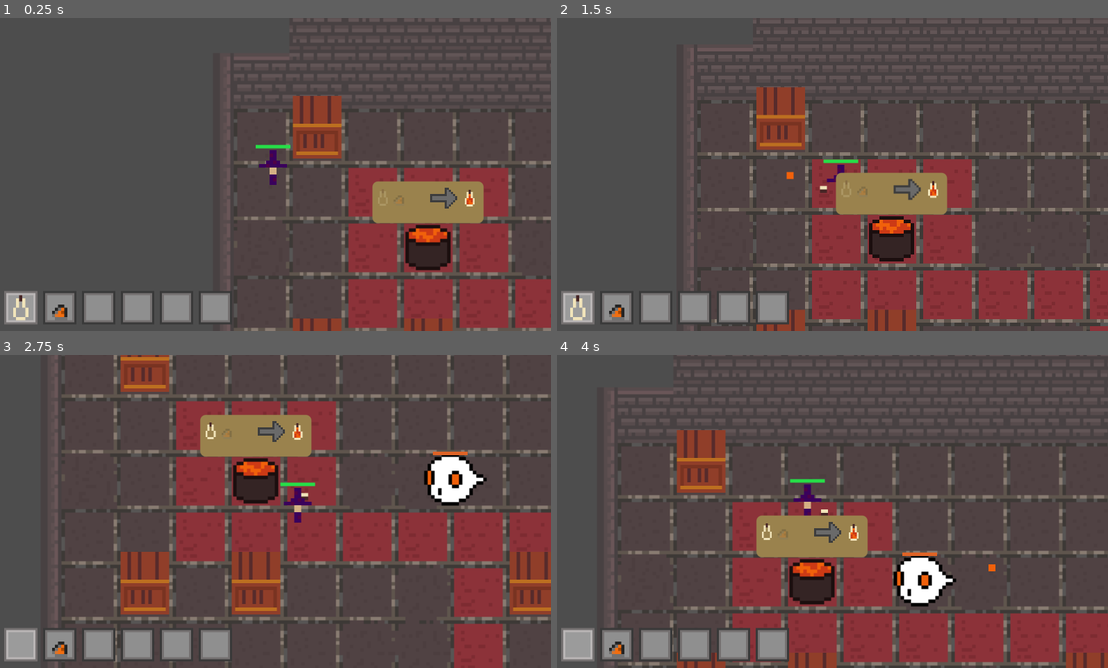
Above: before the commit, frames 1-4 (two rows, left to right).
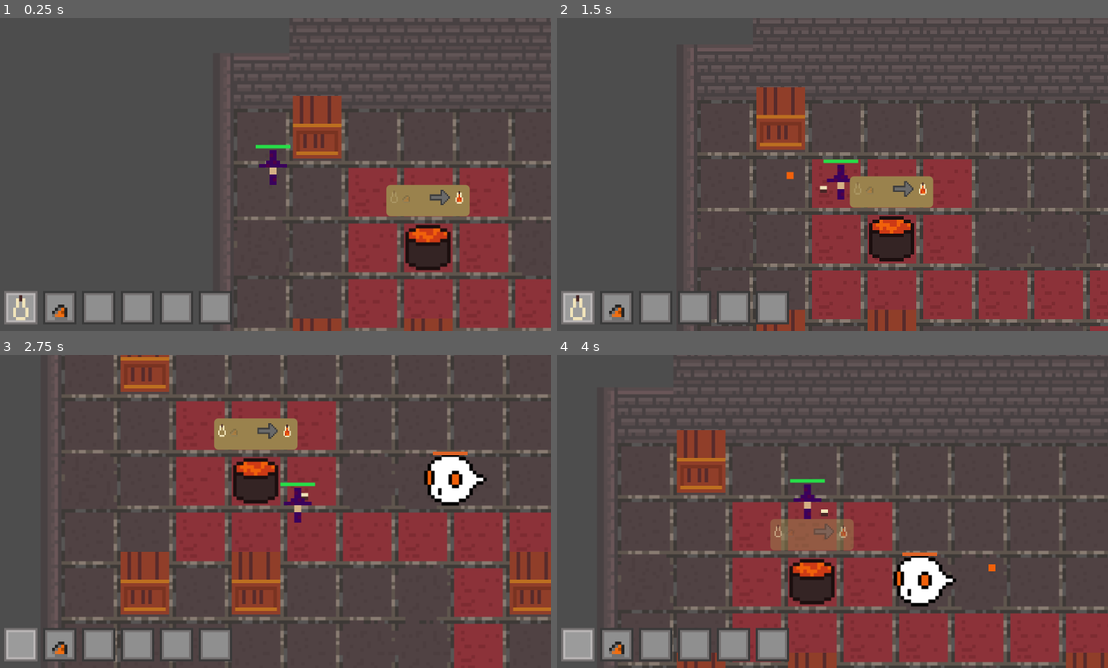
Above: after the commit, the same moments.

Repository: chluebi/ludum-dare-58
Game: Godot game, scene res://main.tscn
Two runs of this game, one before a commit and one after it. Both use one fixed random seed, a clock stepped at 60 frames per second and the inputs below. Sound files missing from this copy of the repository are replaced by a short silence.
Inputs (mouse positions are in pixels of both pictures, inside the frame that each line leads up to):
- Up to frame 1 (0.25 s): no input
- Up to frame 2 (1.5 s): tap Enter at 0.5 s; move the mouse to (953, 158) at 0.52 s; hold D (move_right) 0.53-1.28 s; hold F (drink) 0.53-1.28 s; move the mouse to (716, 190) at 1.27 s; hold S (move_down) from 1.28 s (still down); click (716, 190) at 1.35 s
- Up to frame 3 (2.75 s): move the mouse to (330, 442) at 2.02 s; release S (move_down) at 2.03 s; hold D (move_right) from 2.03 s (still down); tap Q (throw) at 2.1 s
- Up to frame 4 (4 s): move the mouse to (804, 574) at 2.77 s; release D (move_right) at 2.78 s; hold W (move_up) 2.78-3.53 s; tap F (drink) at 2.85 s; move the mouse to (997, 558) at 3.52 s; press the mouse at (997, 558) at 3.53 s; hold A (move_left) from 3.53 s (still down)

The runs differ from the first frame. In frame 1, 1.4% of the frame differs, in the area x 67-88%, y 52-66%; in frame 2, 1.5%; in frame 3, 1.4%; in frame 4, 2.6%, in the area x 36-57%, y 51-65%.

Commit message:
make recipes transparent if important entities are behind

Diff:
--- a/cauldron.tscn
+++ b/cauldron.tscn
@@ -30,7 +30,6 @@
 shape = SubResource("RectangleShape2D_mo0jf")
 
 [node name="Recipe" parent="." instance=ExtResource("3_q3ljf")]
-follow_viewport_enabled = true
 
 [node name="CollectionRange" type="Area2D" parent="."]
 position = Vector2(-7.629394e-07, -7.629394e-07)
--- a/ghost.tscn
+++ b/ghost.tscn
@@ -14,7 +14,7 @@
 [sub_resource type="CircleShape2D" id="CircleShape2D_7k104"]
 radius = 98.0
 
-[node name="Ghost" type="CharacterBody2D"]
+[node name="Ghost" type="CharacterBody2D" groups=["important_entities"]]
 collision_layer = 4
 collision_mask = 7
 script = ExtResource("1_obmiq")
--- a/player.tscn
+++ b/player.tscn
@@ -18,7 +18,7 @@
 atlas = ExtResource("3_i3pqv")
 region = Rect2(0, 0, 8, 10)
 
-[node name="player" type="CharacterBody2D"]
+[node name="player" type="CharacterBody2D" groups=["important_entities"]]
 collision_layer = 2
 collision_mask = 7
 script = ExtResource("1_onrkg")
--- a/potion_pickup.tscn
+++ b/potion_pickup.tscn
@@ -9,7 +9,7 @@
 [sub_resource type="CircleShape2D" id="CircleShape2D_174ht"]
 radius = 59.008472
 
-[node name="potion_pickup" type="RigidBody2D"]
+[node name="potion_pickup" type="RigidBody2D" groups=["important_entities"]]
 collision_layer = 8
 collision_mask = 15
 mass = 0.1
--- a/project.godot
+++ b/project.godot
@@ -25,6 +25,7 @@
 
 static_obstacles=""
 dynamic_obstacles=""
+important_entities=""
 
 [input]
 
--- a/recipe.gd
+++ b/recipe.gd
@@ -1,17 +1,16 @@
-extends CanvasLayer
+extends Node2D
 
 var brew_time = 10.0
 var current_brew_time = 0.0
 var brewing = false
 
-# Called when the node enters the scene tree for the first time.
 func _ready() -> void:
-	pass # Replace with function body.
+	pass
 
 
-# Called every frame. 'delta' is the elapsed time since the previous frame.
 func _process(delta: float) -> void:
 	var bar = $Control/ProgressBar
+
 	if brewing:
 		current_brew_time += delta
 
@@ -21,9 +20,28 @@
 		bar.hide()
 
 
+	var should_be_transparent = false
+	var area_to_check = $Area2D
+	if area_to_check:
+		for body in area_to_check.get_overlapping_bodies():
+			if body.is_in_group("important_entities"):
+				should_be_transparent = true
+				break
+
+		if not should_be_transparent:
+			for area in area_to_check.get_overlapping_areas():
+				if area.is_in_group("important_entities"):
+					should_be_transparent = true
+					break
+
+	var alpha_value = 1.0
+	if should_be_transparent:
+		alpha_value = 0.5
+	$Control.modulate.a = alpha_value
+
+
 func move_to(x: float, y: float):
-	# because transform of Canvas Layer is set to 2
-	$Control.position = Vector2(x/2 - 80, (y-130)/2 - 30)
+	position = Vector2(0, -90*0.15)
 
 func setup(
 	empty_in: bool,
--- a/recipe.tscn
+++ b/recipe.tscn
@@ -26,13 +26,14 @@
 corner_radius_bottom_right = 2
 corner_radius_bottom_left = 2
 
-[node name="Recipe" type="CanvasLayer"]
-scale = Vector2(2, 2)
-transform = Transform2D(2, 0, 0, 2, 0, 0)
+[sub_resource type="RectangleShape2D" id="RectangleShape2D_43k02"]
+size = Vector2(160, 60)
+
+[node name="Recipe" type="Node2D"]
+scale = Vector2(0.15, 0.15)
 script = ExtResource("1_43k02")
 
 [node name="Control" type="Control" parent="."]
-custom_minimum_size = Vector2(1.165, 0)
 layout_mode = 3
 anchors_preset = 0
 offset_left = -80.0
@@ -81,3 +82,10 @@
 theme_override_styles/fill = SubResource("StyleBoxFlat_k52ho")
 step = 0.001
 show_percentage = false
+
+[node name="Area2D" type="Area2D" parent="."]
+collision_layer = 255
+collision_mask = 255
+
+[node name="CollisionShape2D" type="CollisionShape2D" parent="Area2D"]
+shape = SubResource("RectangleShape2D_43k02")
--- a/skull.tscn
+++ b/skull.tscn
@@ -21,7 +21,7 @@
 [sub_resource type="CircleShape2D" id="CircleShape2D_7k104"]
 radius = 66.007576
 
-[node name="Skull" type="CharacterBody2D"]
+[node name="Skull" type="CharacterBody2D" groups=["important_entities"]]
 collision_layer = 4
 collision_mask = 7
 script = ExtResource("1_4gyqm")
--- a/skullpile.tscn
+++ b/skullpile.tscn
@@ -37,7 +37,7 @@
 [sub_resource type="CircleShape2D" id="CircleShape2D_7k104"]
 radius = 94.13288
 
-[node name="Skullpile" type="CharacterBody2D" groups=["dynamic_obstacles"]]
+[node name="Skullpile" type="CharacterBody2D" groups=["dynamic_obstacles", "important_entities"]]
 collision_layer = 5
 collision_mask = 7
 script = ExtResource("1_vpa0d")
Not shown: 1 places in ghost.tscn that only renumber resources
Not shown: 2 places in main.tscn that only renumber resources
Not shown: 1 places in recipe.tscn that only renumber resources
